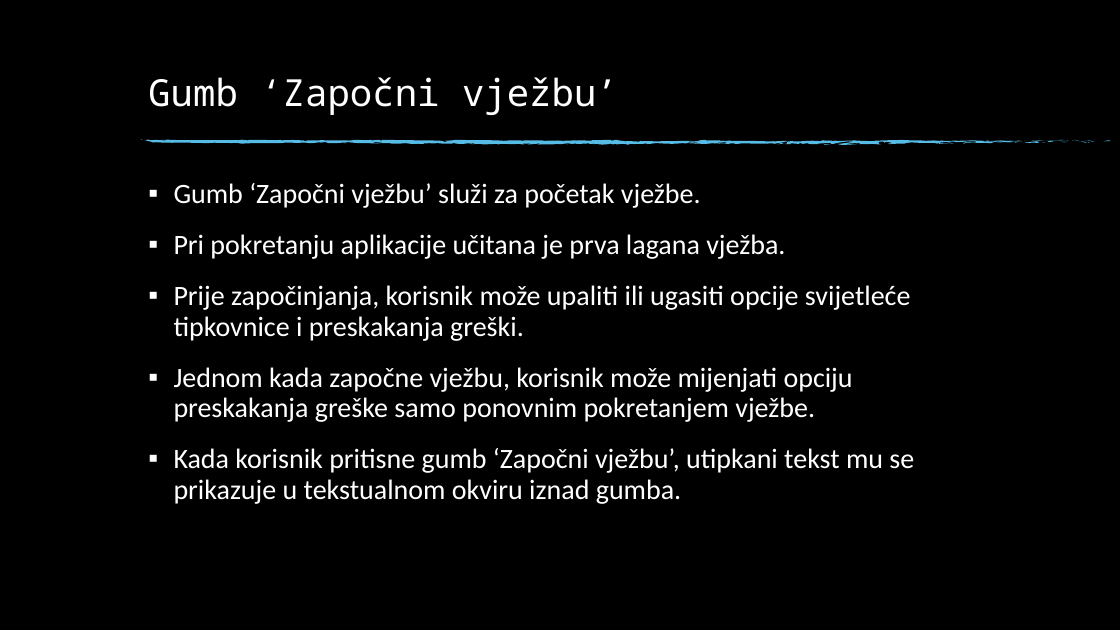
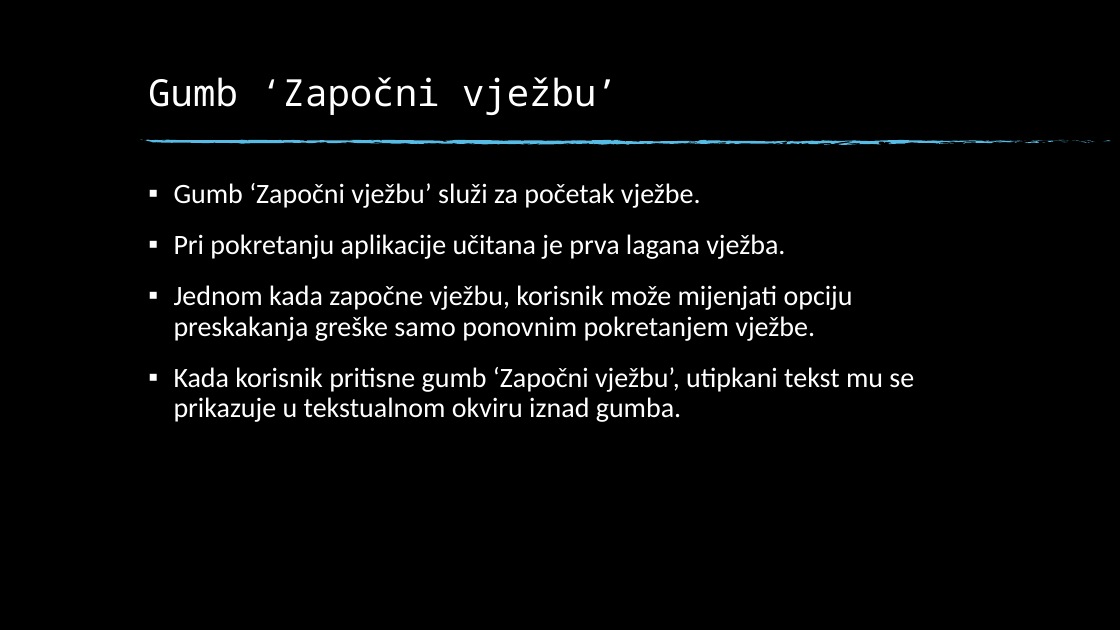
Before and after one commit to katarinasupe/RP3_Daktilograf, a slide deck: slide 5 of DAKTILOGRAF.pptx (slide 4 before the commit). Drawn at 1120x630 pixels with LibreOffice and Linux fonts; fonts in the diff are those of the drawing; background and template pictures are left out. Boxes give left, top, right and bottom in pixels: in the first picture for what was removed or moved away, otherwise in the second. Text is boxed around its words. In the diff, an @@ line names an element or a change of style, - is before the commit and + after.

```diff
--- a/DAKTILOGRAF.pptx
+++ b/DAKTILOGRAF.pptx
@@ text at (174, 285, 911, 341): paragraph removed @@
-▪ Prije započinjanja, korisnik može upaliti ili ugasiti opcije svijetleće tipkovnice i preskakanja greški.
```
Also in this commit, not shown: 8 other slides changed, 6 slides added, 2 slides removed, 28 other files.
